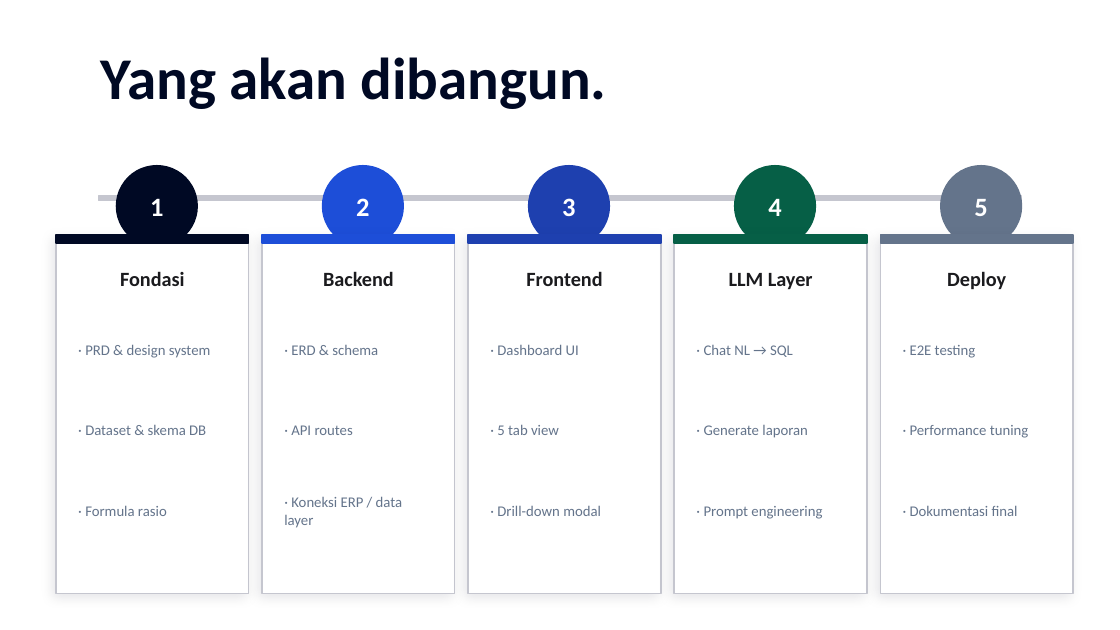
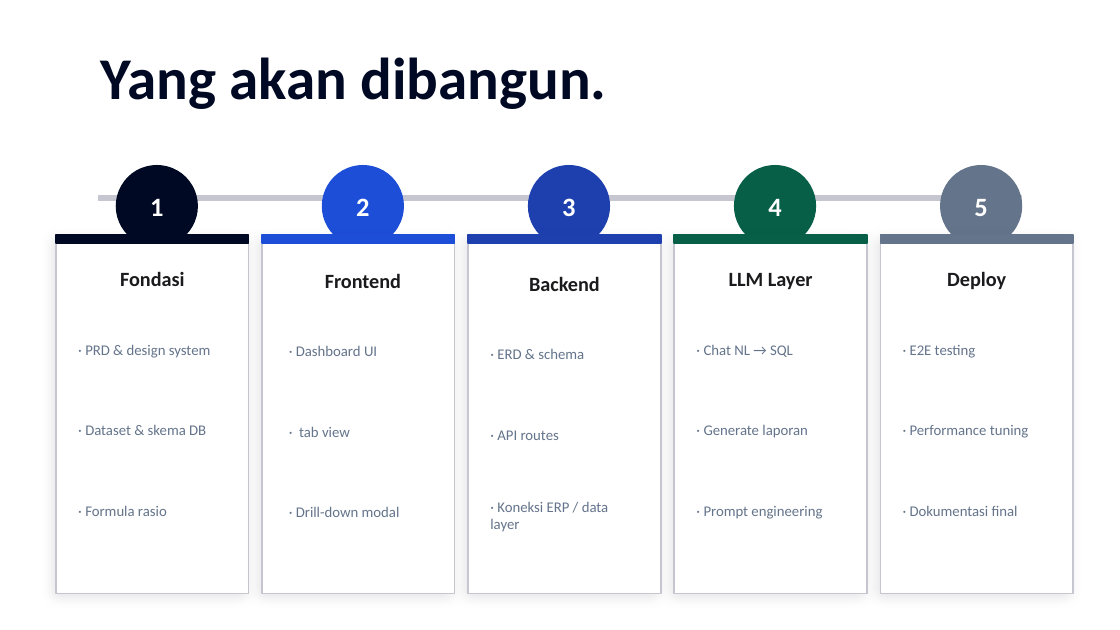
Before and after one commit to istantoro/ai-financial-analysis-system, a slide deck: slide 8 of financial-dashboard-deck - Bayu Istantoro.pptx. Drawn at 1120x630 pixels with LibreOffice and Linux fonts; fonts in the diff are those of the drawing. Boxes give left, top, right and bottom in pixels: in the first picture for what was removed or moved away, otherwise in the second. Text is boxed around its words. In the diff, an @@ line names an element or a change of style, - is before the commit and + after.

```diff
--- a/financial-dashboard-deck - Bayu Istantoro.pptx
+++ b/financial-dashboard-deck - Bayu Istantoro.pptx
@@ text at (299, 426, 350, 437): text changed @@
-· 5 tab view
+· tab view
@@ 3 texts: place and size @@
-3 texts at (497, 271, 602, 516)
+3 texts at (296, 273, 401, 517)
@@ 4 texts: place and size @@
-4 texts at (284, 271, 403, 528)
+4 texts at (490, 276, 609, 532)
```
Also in this commit, not shown: 2 other slides changed, 23 other files.
